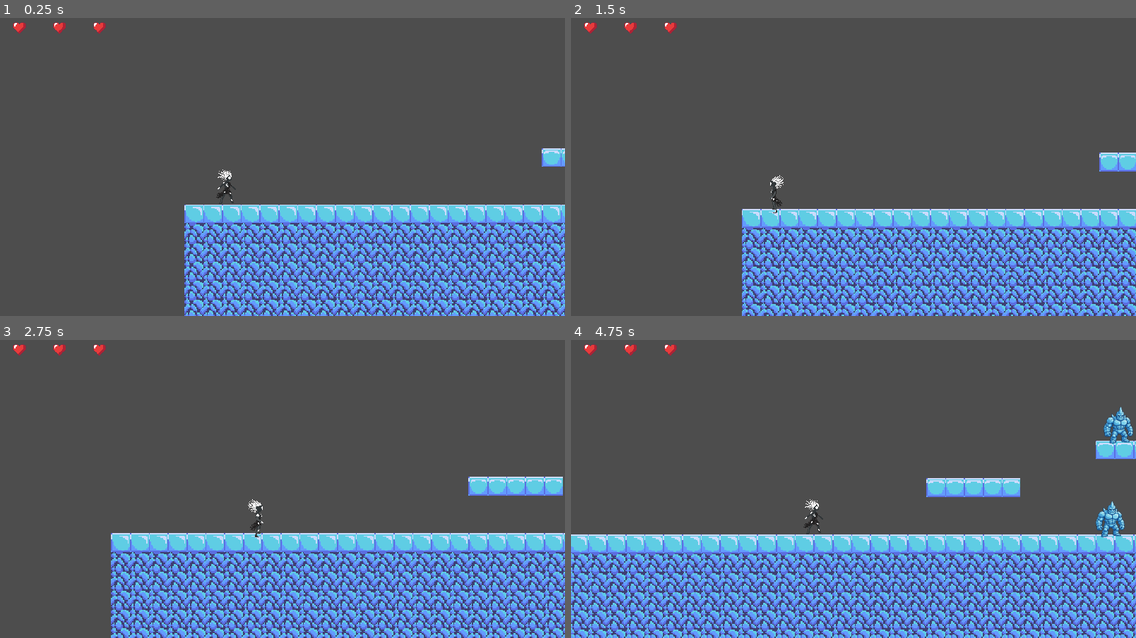
Above: before the commit, frames 1-4 (two rows, left to right).
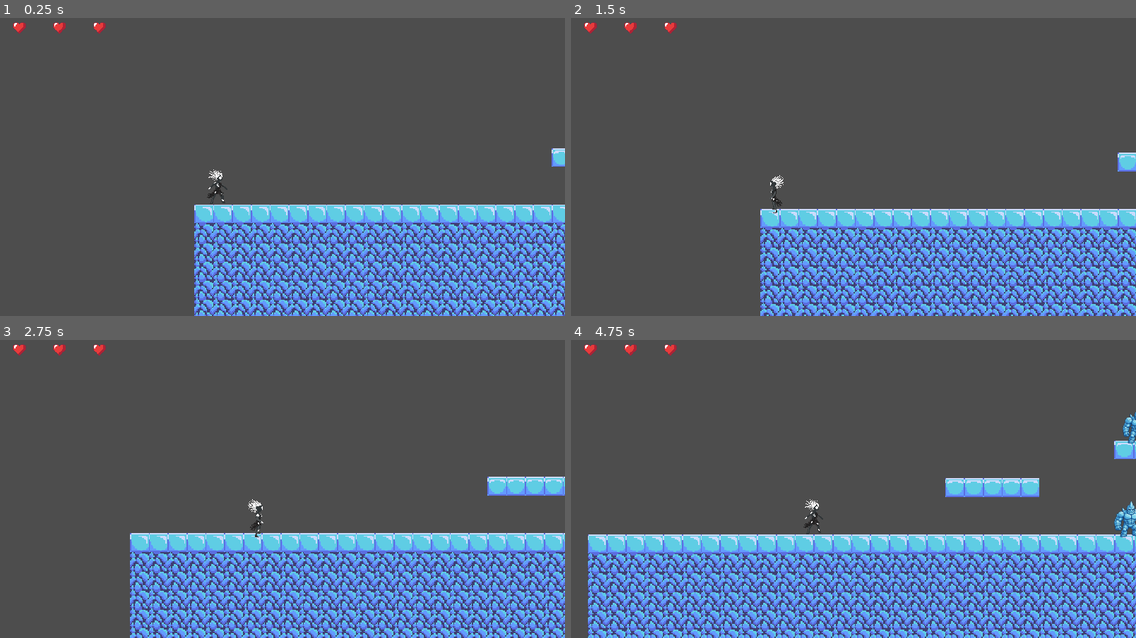
Above: after the commit, the same moments.

Repository: javsorbla/tfg-rotlc
Game: Godot game, scene res://scenes/CamposDeZafiro.tscn
Same seed, same stepped clock (60 frames per second), same inputs: the game is played once before the commit and once after it. This scene is started directly instead of the project's main scene.
Inputs:
- Up to frame 1 (0.25 s): no input
- Up to frame 2 (1.5 s): hold Down (aim_down) 0.53-1.28 s; tap Space (jump) at 0.77 s; tap Left (aim_left) at 1.35 s
- Up to frame 3 (2.75 s): tap Space (jump) at 1.52 s; hold Right (aim_right) from 2.03 s (still down)
- Up to frame 4 (4.75 s): release Right (aim_right) at 2.78 s; tap Up (aim_up) at 2.85 s; tap Space (jump) at 3.02, 3.77, 4.52 s; tap J (attack) at 3.6 s; tap Shift (dash) at 4.35 s

The runs differ from the first frame. In frame 1, 18% of the frame differs, in the area x 32-100%, y 43-100%; in frame 2, 1.7%; in frame 3, 1.4%; in frame 4, 2.7%.

Commit message:
fix: corregir problema con los checkpoints del nivel 1

Diff:
--- a/Juego/enemies/common/acechador_aereo/acechador_aereo.gd
+++ b/Juego/enemies/common/acechador_aereo/acechador_aereo.gd
@@ -1,6 +1,6 @@
 extends CharacterBody2D
 
-const MAX_HEALTH: int = 2
+const MAX_HEALTH: int = 3 # momentaneamente por error en el daño del jugador, será 2
 const DAMAGE: int = 1
 const DIVE_SPEED: float = 200.0
 const RETURN_SPEED: float = 100.0
--- a/Juego/scenes/campos_de_zafiro.gd
+++ b/Juego/scenes/campos_de_zafiro.gd
@@ -8,7 +8,14 @@
 func _mover_player() -> void:
 	var player = get_tree().get_first_node_in_group("player")
 	if player:
-		player.global_position = Vector2(38, -7)
+		if GameState.coming_from_transition:
+			GameState.coming_from_transition = false
+			GameState.checkpoint_activated = false
+			player.global_position = Vector2(38, -7)
+		elif GameState.checkpoint_activated:
+			player.global_position = GameState.spawn_position
+		else:
+			player.global_position = Vector2(38, -7)
 
 # Called every frame. 'delta' is the elapsed time since the previous frame.
 func _process(delta: float) -> void:
--- a/Juego/scenes/tutorial.gd
+++ b/Juego/scenes/tutorial.gd
@@ -12,4 +12,5 @@
 
 func _on_final_body_entered(body) -> void:
 	if body is CharacterBody2D:
+		GameState.coming_from_transition = true
 		get_tree().call_deferred("change_scene_to_file", "res://scenes/CamposDeZafiro.tscn")
--- a/Juego/scripts/GameState.gd
+++ b/Juego/scripts/GameState.gd
@@ -2,3 +2,4 @@
 
 var spawn_position = Vector2.ZERO
 var checkpoint_activated = false
+var coming_from_transition: bool = false
